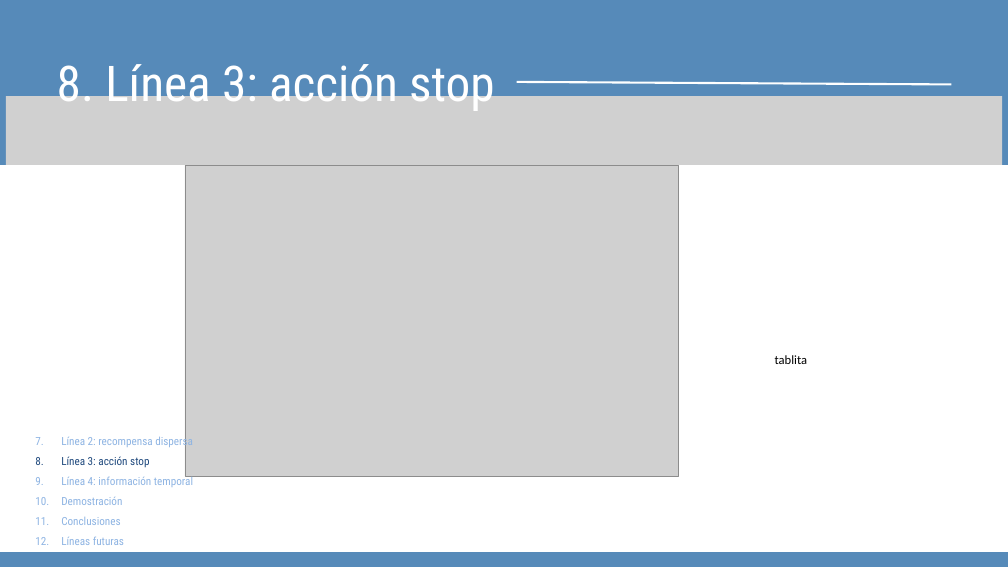
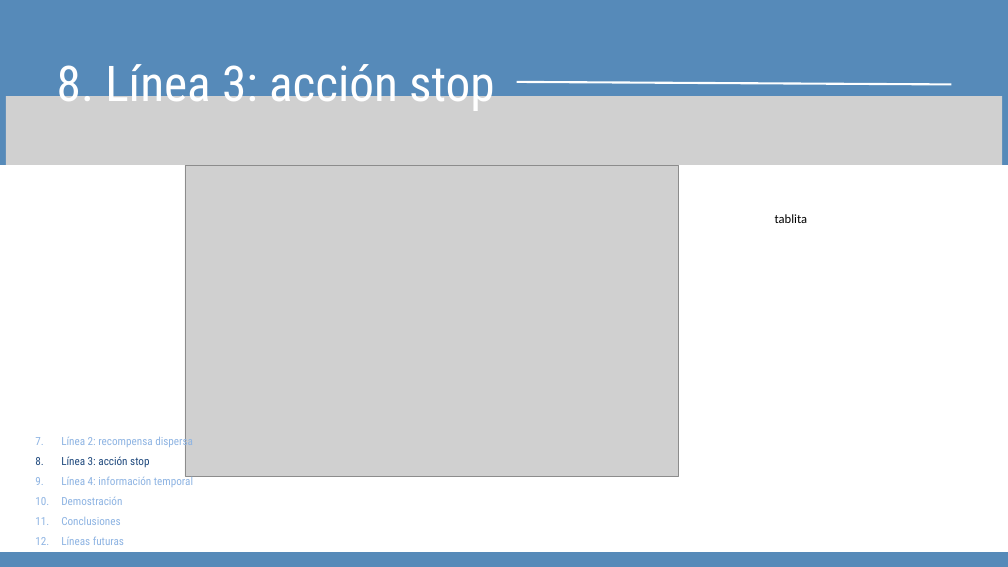
Before and after one commit to davidsolero/TFG-Coppelia-Reinforcement-Learning, a slide deck: slide 12 of redaccion/defensa/Presentación Trabajo Final Tesis Profesional Moderna Sencilla Azul .pptx. Drawn at 1008x567 pixels with LibreOffice and Linux fonts; fonts in the diff are those of the drawing; grey boxes stand for pictures. Boxes give left, top, right and bottom in pixels: in the first picture for what was removed or moved away, otherwise in the second. Text is boxed around its words. In the diff, an @@ line names an element or a change of style, - is before the commit and + after.

```diff
--- a/redaccion/defensa/Presentación Trabajo Final Tesis Profesional Moderna Sencilla Azul .pptx
+++ b/redaccion/defensa/Presentación Trabajo Final Tesis Profesional Moderna Sencilla Azul .pptx
@@ text "tablita": place and size @@
-text "tablita" at (775, 355, 808, 364)
+text "tablita" at (775, 214, 808, 223)
```
Also in this commit, not shown: 6 other slides changed.
